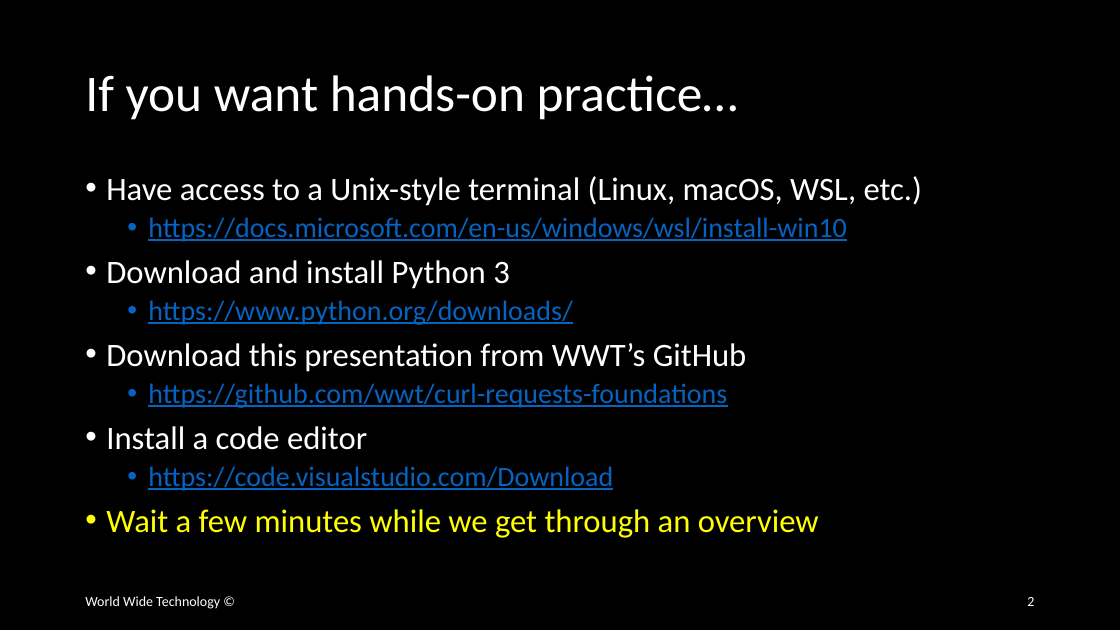
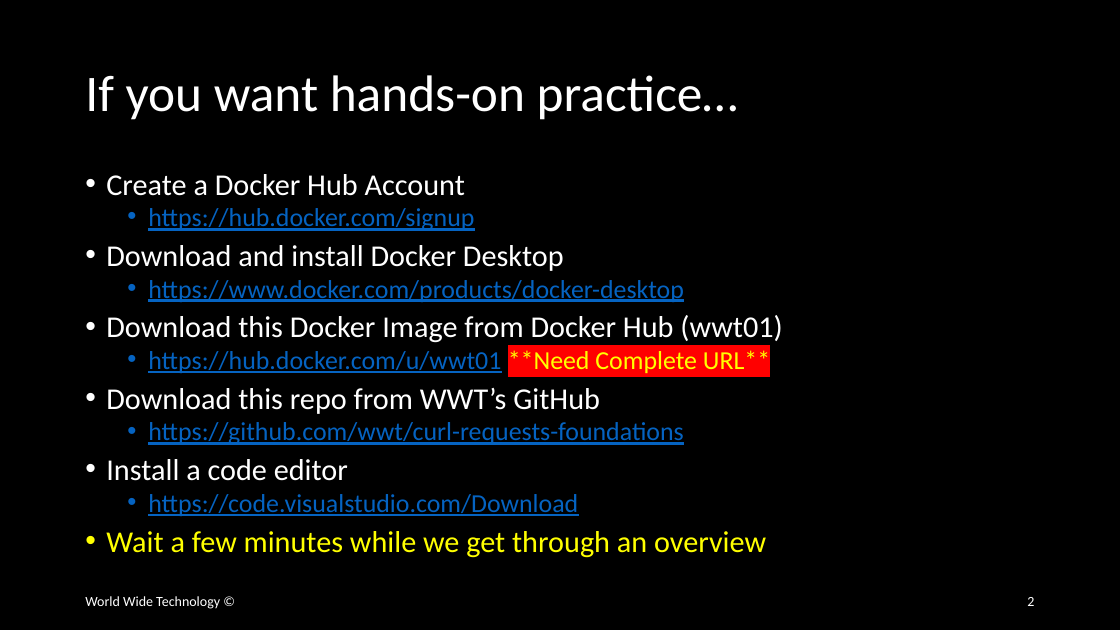
Before and after one commit to wwt/curl-requests-foundations, a slide deck: slide 2 of curl-requests-foundations.pptx. Drawn at 1120x630 pixels with LibreOffice and Linux fonts; fonts in the diff are those of the drawing. Boxes give left, top, right and bottom in pixels: in the first picture for what was removed or moved away, otherwise in the second. Text is boxed around its words. In the diff, an @@ line names an element or a change of style, - is before the commit and + after.

```diff
--- a/curl-requests-foundations.pptx
+++ b/curl-requests-foundations.pptx
@@ text at box(106, 174, 782, 414): text changed; size 28 to 25.9 pt @@
-• Have access to a Unix-style terminal (Linux, macOS, WSL, etc.)
-  • https://docs.microsoft.com/en-us/windows/wsl/install-win10
-• Download and install Python 3
-  • https://www.python.org/downloads/
-• Download this presentation from WWT’s GitHub
+• Create a Docker Hub Account
+  • https://hub.docker.com/signup
+• Download and install Docker Desktop
+  • https://www.docker.com/products/docker-desktop
+• Download this Docker Image from Docker Hub (wwt01)
+  • https://hub.docker.com/u/wwt01 **Need Complete URL**
+• Download this repo from WWT’s GitHub
@@ text at box(106, 422, 766, 558): size 24 to 22.2 pt in "https://github.com/wwt/curl-requests-foundations", "https://code.visualstudio.com/Download"; size 28 to 25.9 pt in "Install a code editor", "Wait a few minutes while we get ..."; line spacing 0.9 to 0.8 @@
```
Also in this commit, not shown: 2 other slides changed.
